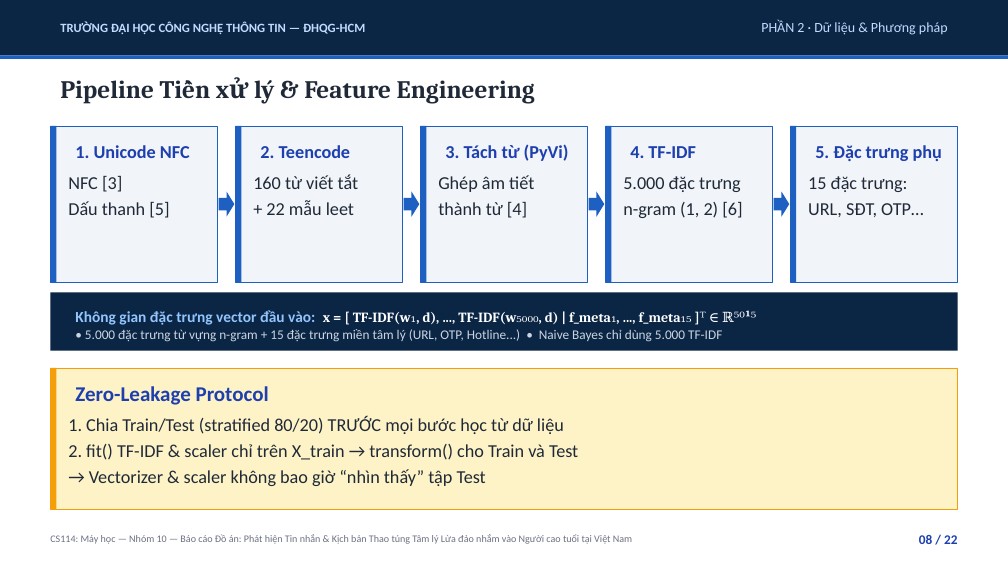
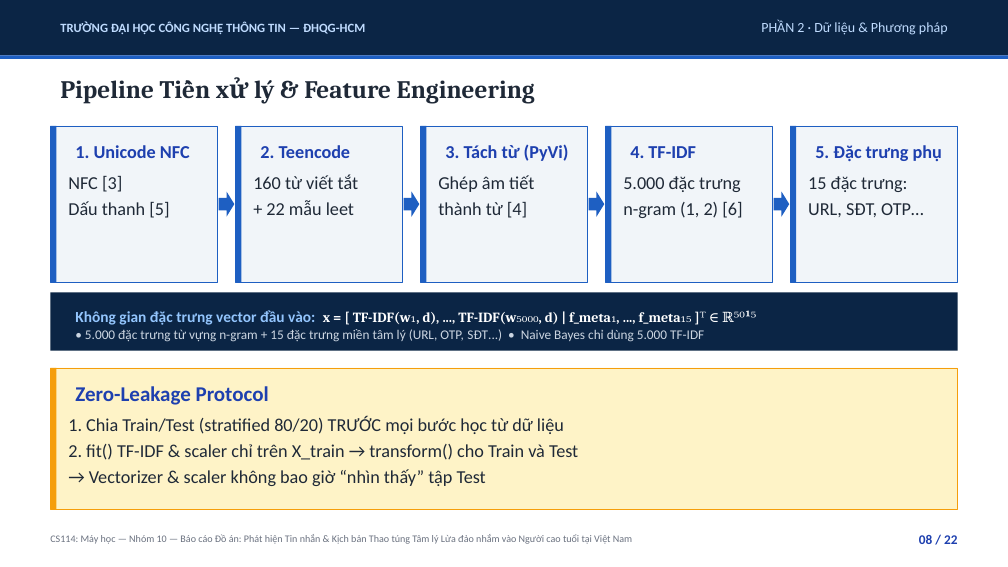
Before and after one commit to uit-25730067-chithanh/CS114-Team10-Elderly-Scam-Detection, a slide deck: slide 8 of draft/scam-detection/reports/slides/phase09_presentation.pptx. Drawn at 1008x567 pixels with LibreOffice and Linux fonts; fonts in the diff are those of the drawing. Boxes give left, top, right and bottom in pixels: in the first picture for what was removed or moved away, otherwise in the second. Text is boxed around its words. In the diff, an @@ line names an element or a change of style, - is before the commit and + after.

Commit message:
fix(phase09): use phone number wording on the pipeline slide
- Slide 8 lists "SĐT" instead of "Hotline" among the auxiliary features:
  the real feature is num_phone_numbers, which also counts the [hotline] tag.
- Keep generate_slides.js in sync with the hand edit made in PowerPoint so
  regenerating the deck does not revert it.
- Re-export phase09_presentation.pdf from PowerPoint so the PDF matches the
  .pptx (22 pages).

```diff
--- a/draft/scam-detection/reports/slides/phase09_presentation.pptx
+++ b/draft/scam-detection/reports/slides/phase09_presentation.pptx
@@ text at [75, 310, 706, 342]: text changed; bold on @@
-Không gian đặc trưng vector đầu vào: x = [ TF-IDF(w₁, d), ..., TF-IDF(w₅₀₀₀, d) | f_meta₁, ..., f_meta₁₅ ]ᵀ ∈ ℝ⁵⁰¹⁵
-• 5.000 đặc trưng từ vựng n-gram + 15 đặc trưng miền tâm lý (URL, OTP, Hotline...) • Naive Bayes chỉ dùng 5.000 TF-IDF
+Không gian đặc trưng vector đầu vào: x = [ TF-IDF(w₁, d), ..., TF-IDF(w₅₀₀₀, d) | f_meta₁, ..., f_meta₁₅ ]ᵀ ∈ ℝ⁵⁰¹⁵
+• 5.000 đặc trưng từ vựng n-gram + 15 đặc trưng miền tâm lý (URL, OTP, SĐT...) • Naive Bayes chỉ dùng 5.000 TF-IDF
```
Also in this commit, not shown: 2 other files.
